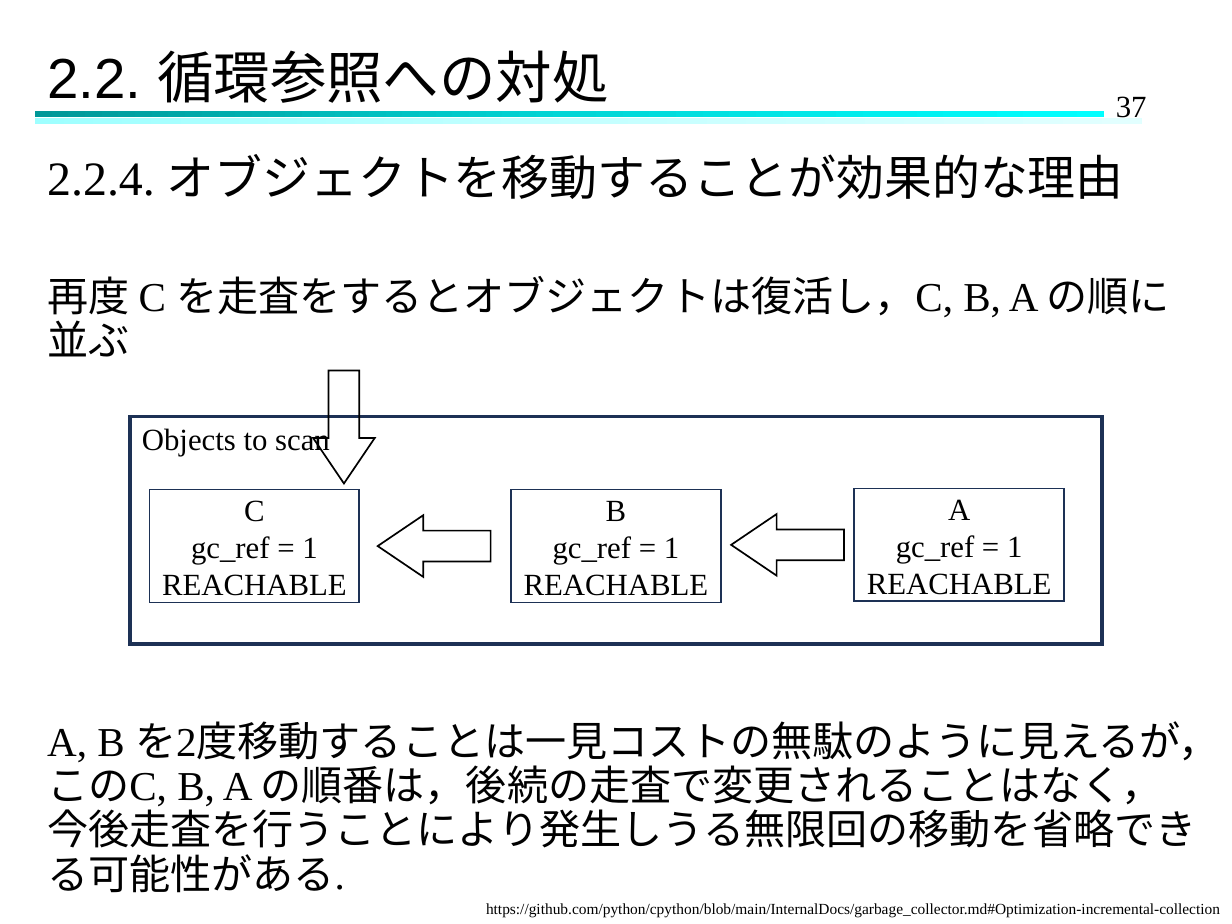
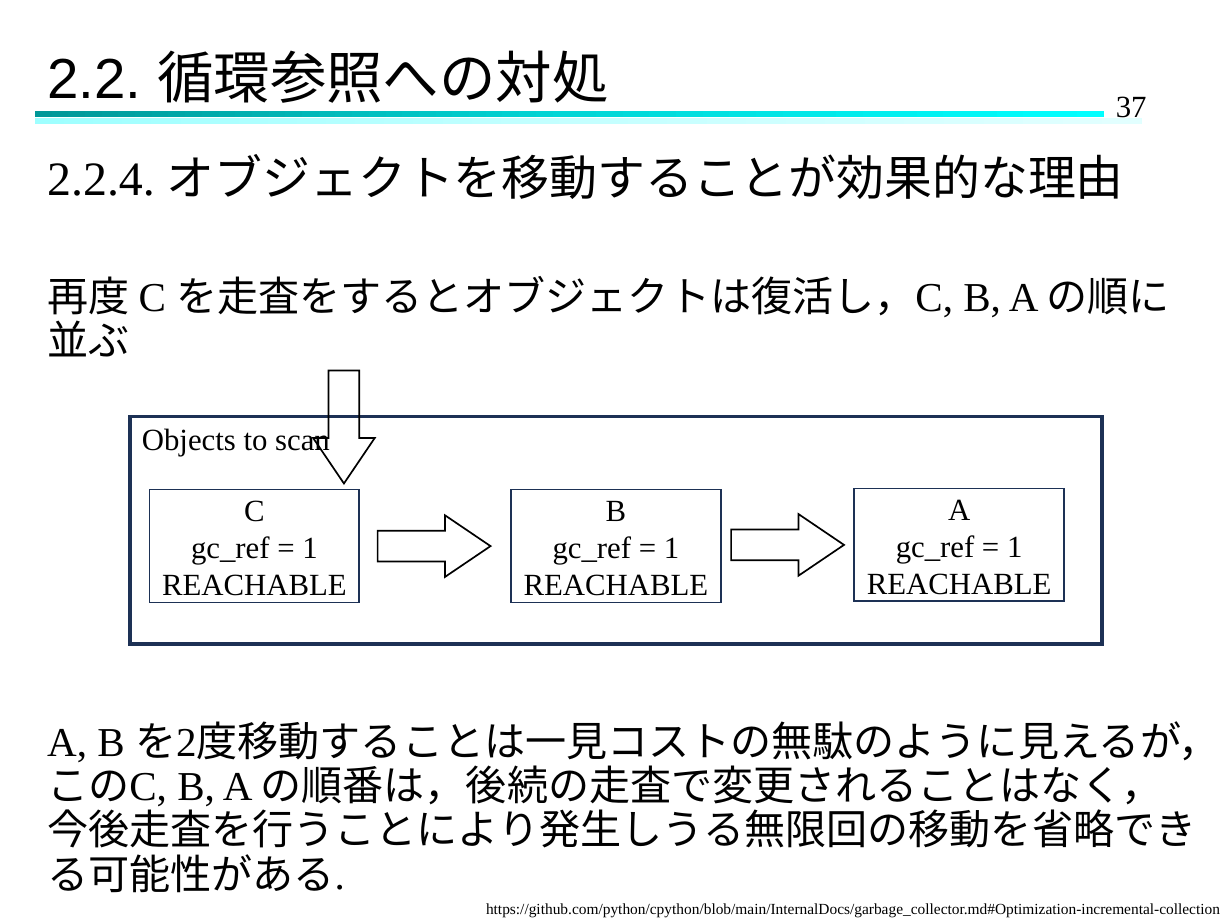
Before and after one commit to Hinata-Mikami/HinataMikami, a slide deck: slide 37 of 研究室関連/ゼミ/2024.11.27ゼミ.pptx. Drawn at 1232x924 pixels with LibreOffice and Linux fonts; fonts in the diff are those of the drawing. Boxes give left, top, right and bottom in pixels: in the first picture for what was removed or moved away, otherwise in the second. Text is boxed around its words. In the diff, an @@ line names an element or a change of style, - is before the commit and + after.

```diff
--- a/研究室関連/ゼミ/2024.11.27ゼミ.pptx
+++ b/研究室関連/ゼミ/2024.11.27ゼミ.pptx
@@ down arrow at bbox=[377, 515, 490, 577]: rotation 90 to 270 degrees @@
@@ down arrow at bbox=[731, 514, 844, 575]: rotation 90 to 270 degrees @@
```
Also in this commit, not shown: 8 other slides changed, 31 other files.
